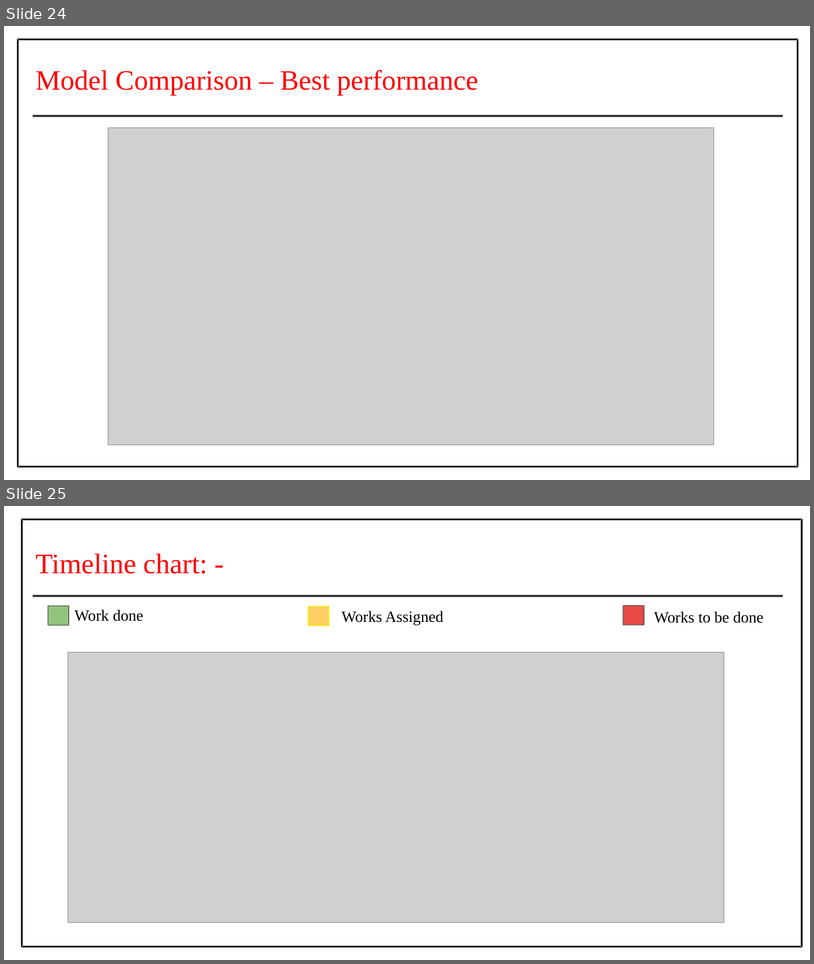
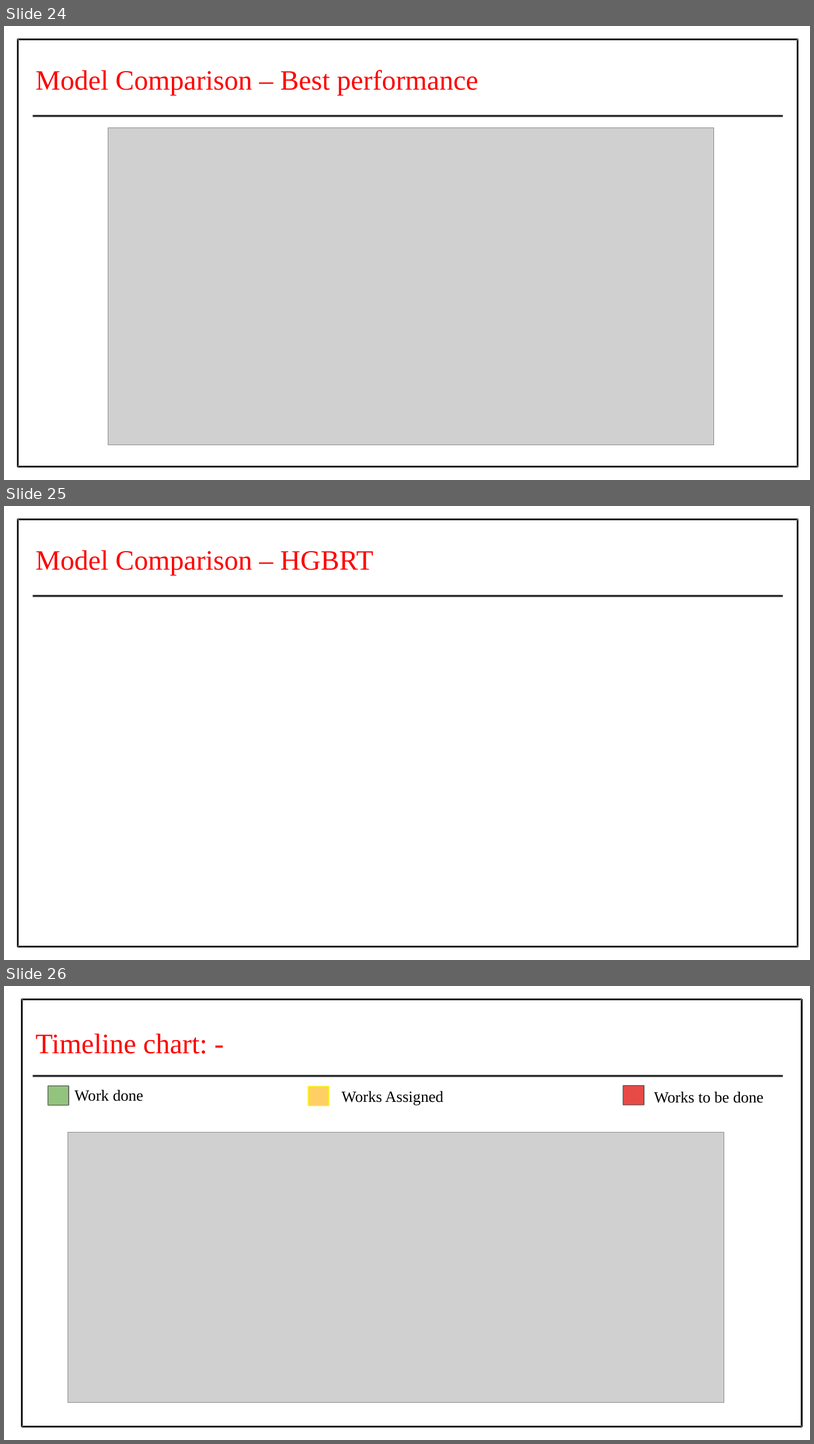
Before and after one commit to Prithiv-vijai/5g_MEC, a slide deck: Batch_4 IT-G2.pptx. Shown one above the other, each under a label of ours: slides 24 and 25 before the commit, slides 24, 25 and 26 after it. The pictures are 814x964 and 814x1444 pixels, drawn with LibreOffice and Linux fonts; fonts in the diff are those of the drawing; grey boxes stand for pictures. Boxes give left, top, right and bottom in pixels: in the first picture for what was removed or moved away, otherwise in the second. Text is boxed around its words. In the diff, an @@ line names an element or a change of style, - is before the commit and + after.

```diff
--- a/Batch_4 IT-G2.pptx
+++ b/Batch_4 IT-G2.pptx
@@ slide 25 added at (4, 506, 810, 960), background #FFFFFF @@
@@ freeform shape added at (17, 519, 799, 947), fill #000000 @@
@@ text added at (36, 550, 374, 576), 50 pt, text #FF0000 @@
+Model Comparison – HGBRT
@@ freeform shape added at (33, 595, 783, 597), fill #000000 @@
@@ freeform shape added at (33, 595, 783, 597), fill #595959 @@
@@ what was slide 25 is now slide 26 @@
```
Also in this commit, not shown: 1 slide changed, 16 other files.
